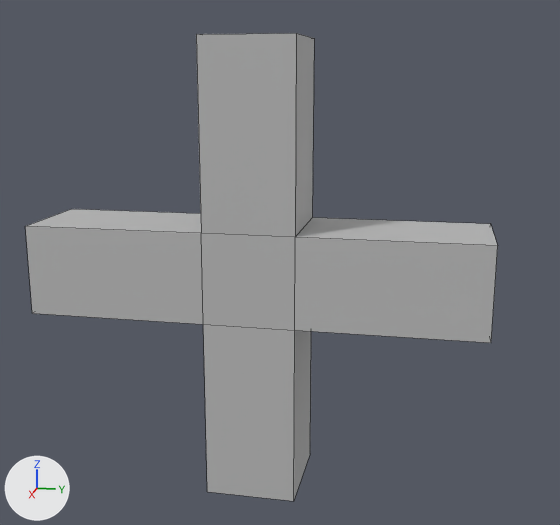
Before and after pictures for a commit that changed the FBX model Assets/Artists/Models/MOD_HealthPowerUp.fbx.
Camera for both pictures: a camera (50 mm lens) standing at (1.644, 0.375, 0.428) and looking at (-0.005, 0.045, 0.016). Arrows for +X, +Y and +Z are at lower left; the lights stay in place. Mesh edges are drawn as thin lines. Where no turn or scale is listed for an object, it has been applied to the vertices.

Names of what the first picture shows: 'MOD_HealthPowerUp'.
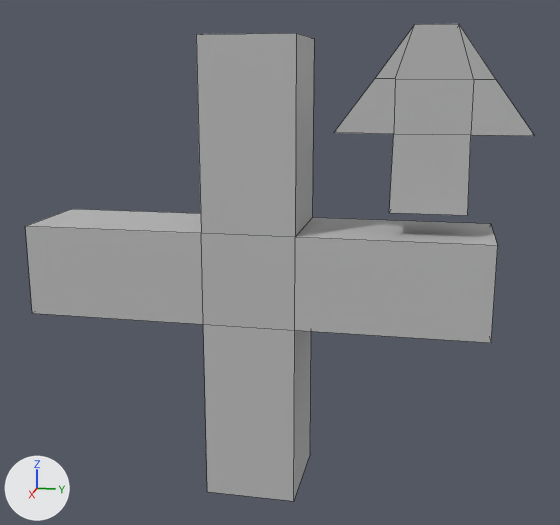
Where the newer file only moved an object's origin or applied its transform, the numbers keep the older frame.

Location of each change, [x1, y1, x2, y2] in pixels of the pictures (560 x 525 px):
'MOD_HealthPowerUp', reshaped (8% wider): before [25, 33, 498, 501]; after [25, 24, 534, 501]
part 1 of me_mesh, added: after [334, 24, 534, 215]

The change in detail:
me_mesh is used by ob_mod_healthpowerup; location (0.0, 0.0, 0.0).
me_mesh had 24 vertices, 22 faces and spanned x -0.113..0.113, y -0.5..0.5, z -0.5..0.5.
me_mesh now has 48 vertices, 46 faces and spans x -0.113..0.113, y -0.5..0.558, z -0.5..0.517.
me_mesh part 1: a new loose piece of 24 vertices spanning x -0.067..0.067, y 0.17..0.558, z 0.149..0.517, in mat_lambert1 (grey #bcbcbc).
